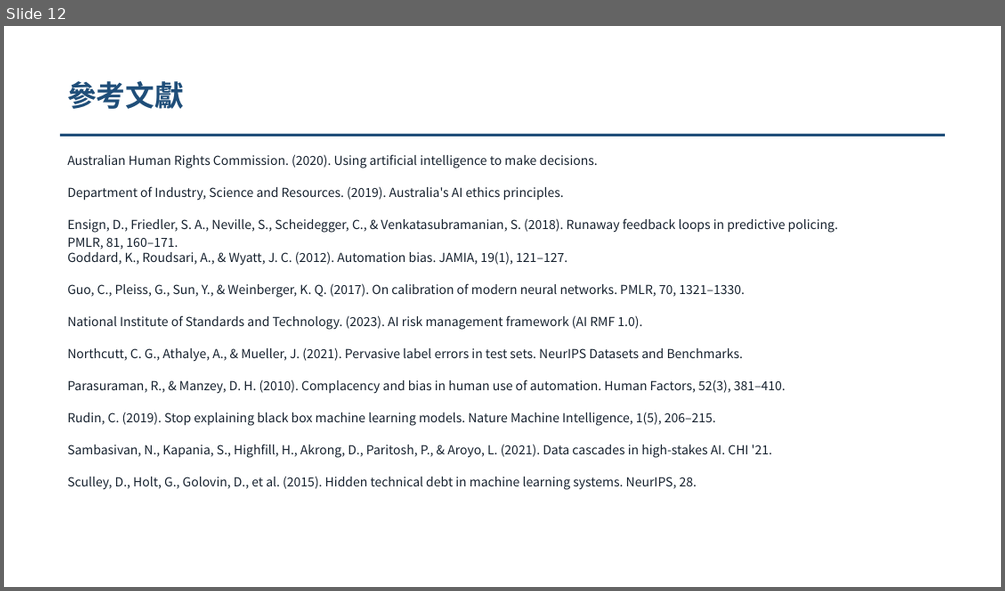
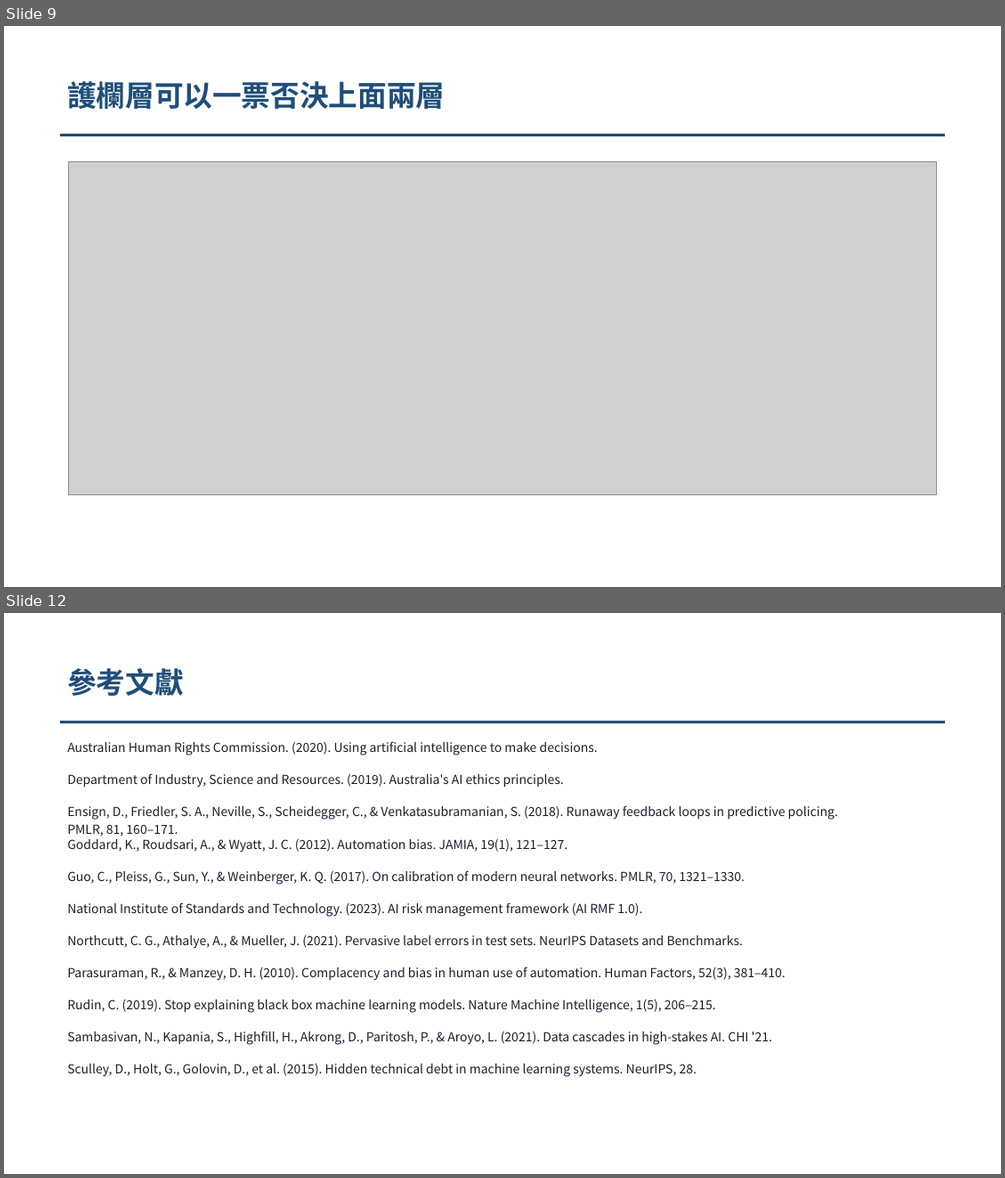
Before and after one commit to pokai-huang0828/UTS_workspace, a slide deck: Artificial Intelligence for Enterprises/Assessment3/Huang_26254793_421104_Assessment 3 (slim).pptx. Shown one above the other, each under a label of ours: slide 12 before the commit, slides 9 and 12 after it; the slides between them are not shown. The pictures are 1005x591 and 1005x1178 pixels, drawn with LibreOffice and Linux fonts; fonts in the diff are those of the drawing; grey boxes stand for pictures. Boxes give left, top, right and bottom in pixels: in the first picture for what was removed or moved away, otherwise in the second. Text is boxed around its words. In the diff, an @@ line names an element or a change of style, - is before the commit and + after.

```diff
--- a/Artificial Intelligence for Enterprises/Assessment3/Huang_26254793_421104_Assessment 3 (slim).pptx
+++ b/Artificial Intelligence for Enterprises/Assessment3/Huang_26254793_421104_Assessment 3 (slim).pptx
@@ slide 9 added at (x1=4, y1=26, x2=1001, y2=587), background #FFFFFF @@
@@ text added at (x1=67, y1=81, x2=445, y2=109), 28 pt, text #1F4E79, bold @@
+護欄層可以一票否決上面兩層
@@ rectangle added at (x1=60, y1=134, x2=945, y2=136), fill #1F4E79 @@
@@ picture added at (x1=69, y1=162, x2=937, y2=495) @@
```
Also in this commit, not shown: 7 slides changed, 3 other slides added, 4 slides removed, 2 other files.
